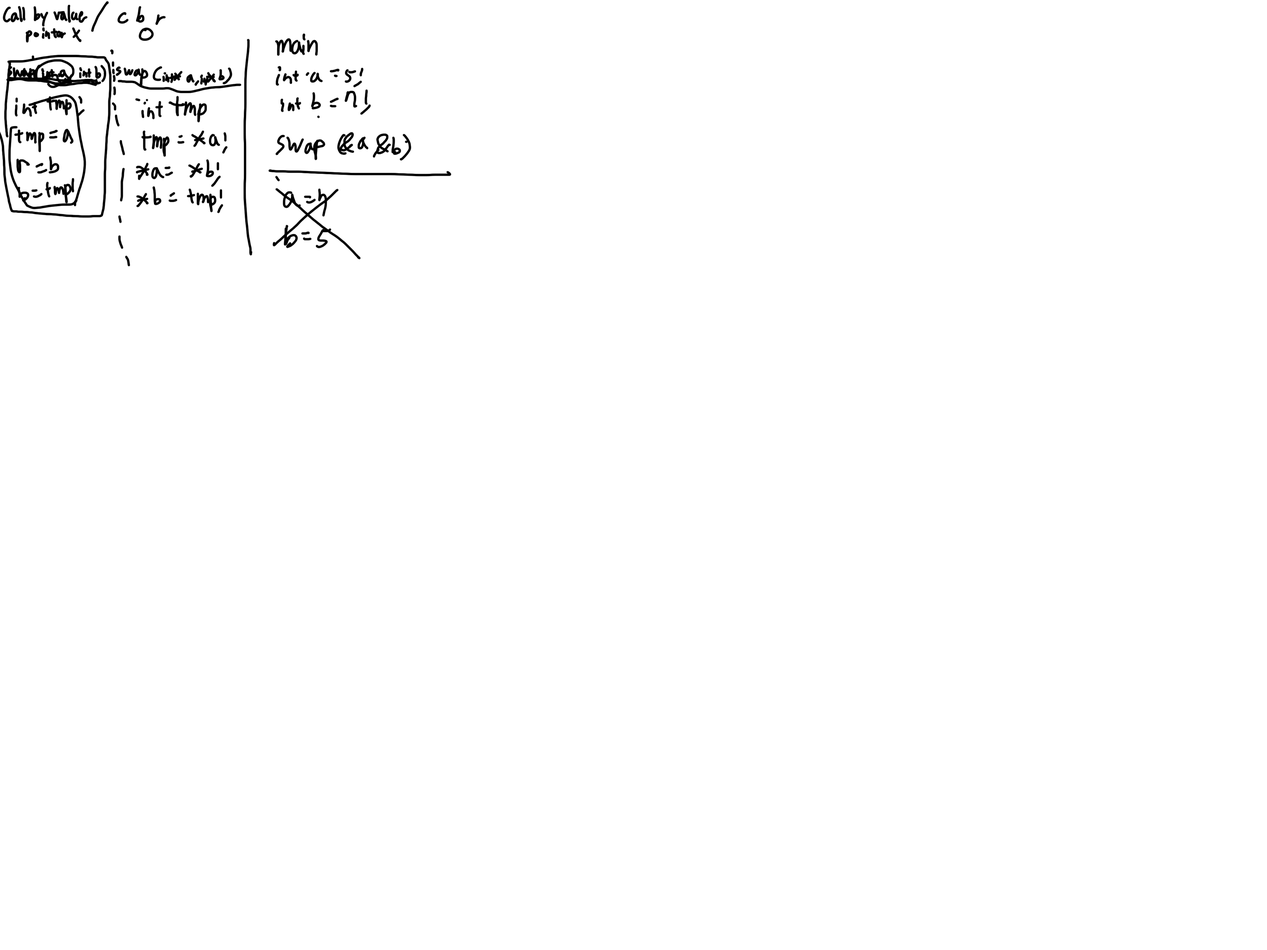
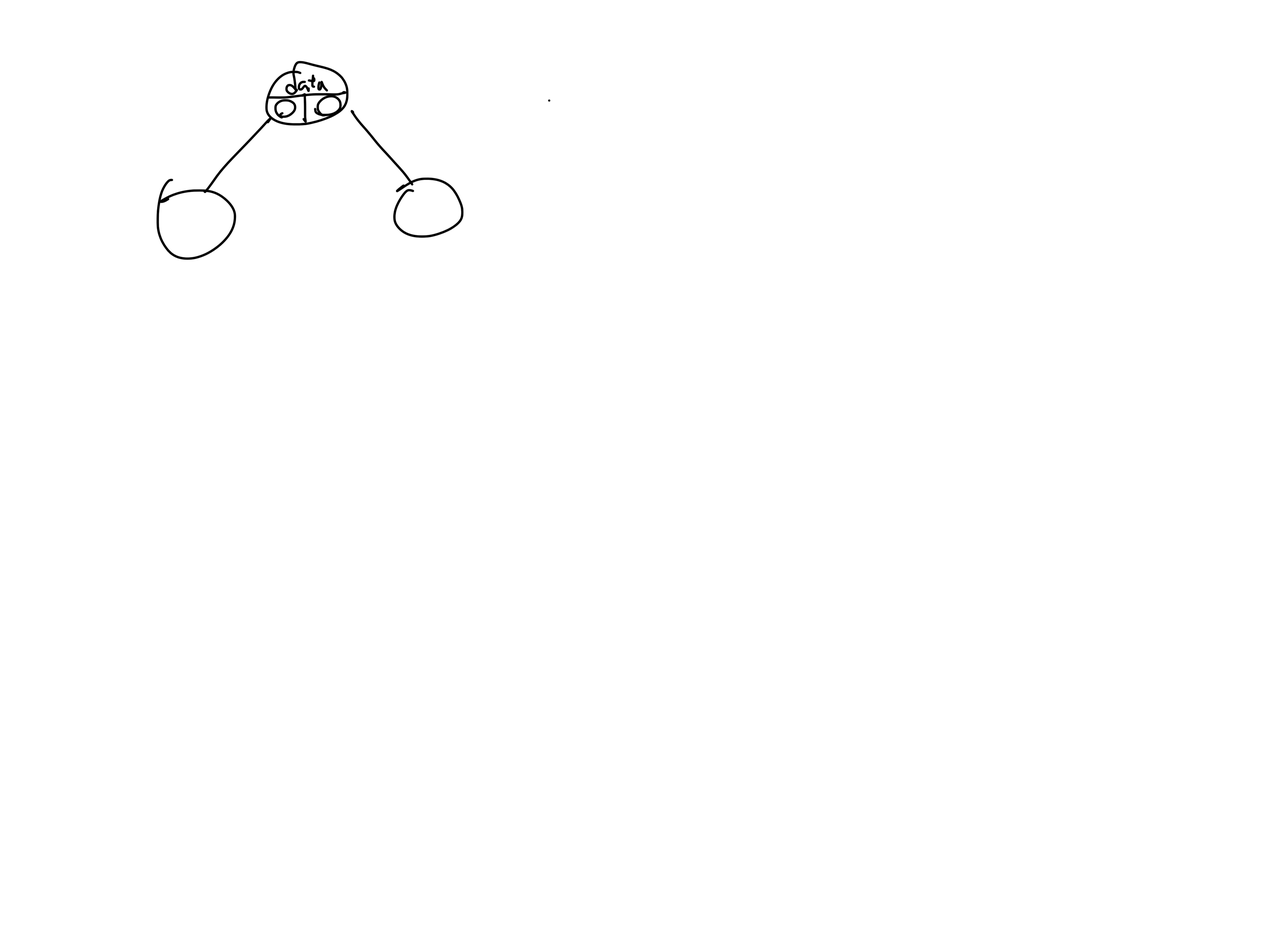
Layers edited between the first and the second (1267, 950) image:
added layer "Layer 2" above "Layer 1" over (156, 60, 551, 260)
hid "Layer 1", painted on it over (0, 0, 551, 267)
